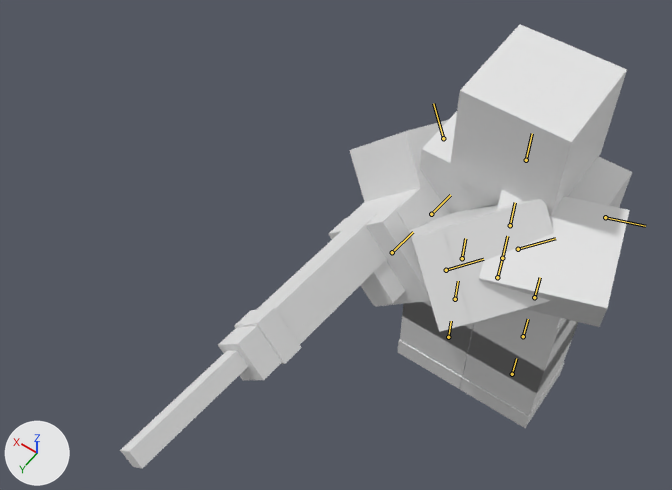
The Blender file vault/05 Assets/Animations/Max_Rifle.blend: old version first, new version second.
Both versions are drawn from a camera (50 mm lens) standing at (-2.27, 6.57, 11.36) and looking at (1.26, 1.62, 3.59). Lighting does not change. The marker at lower left points along +X, +Y and +Z. The older version comes first. Both versions are drawn at frame 1 of the action 'Max_Shoot'; the numbers are the values there. The bones that bend it are drawn over the model as lines.

Names of what the first picture shows: 'Head_Mesh', 'LeftHand_Mesh', 'LeftLowerArm_Mesh', 'LeftLowerLeg_Mesh', 'LeftUpperArm_Mesh', 'LeftUpperLeg_Mesh', 'Rifle_Band', 'Rifle_Barrel', 'Rifle_Body', 'Rifle_Handle', 'RightHand_Mesh', 'RightLowerArm_Mesh', 'RightUpperArm_Mesh', 'UpperTorso_Mesh' and 5 more.
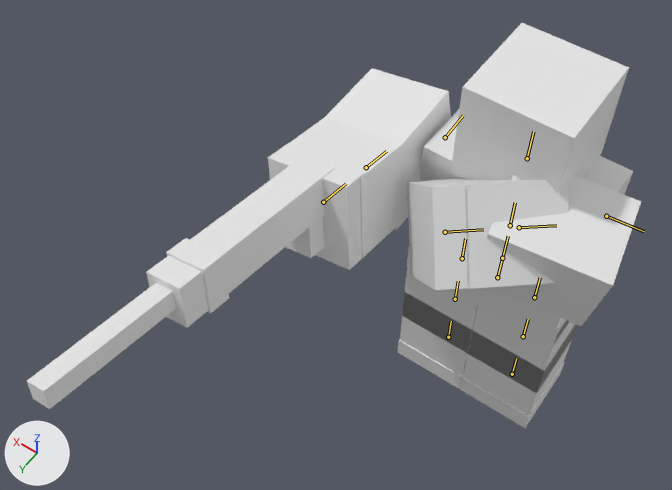
Where the change shows, as pixel boxes [x1, y1, x2, y2] in the pictures (672 x 490 px):
'Head_Mesh', posed
    before: [449, 24, 627, 216]
    after: [450, 23, 629, 194]
'Rifle_Body', posed (11% wider)
    before: [218, 214, 387, 380]
    after: [146, 156, 334, 328]
'LeftUpperArm_Mesh', posed
    before: [479, 190, 630, 327]
    after: [487, 175, 641, 326]
'LeftLowerArm_Mesh', posed
    before: [429, 199, 554, 326]
    after: [429, 179, 569, 289]
'Rifle_Barrel', posed (16% wider, 7% taller)
    before: [120, 350, 248, 468]
    after: [27, 283, 176, 409]
'RightUpperArm_Mesh', posed
    before: [349, 120, 448, 202]
    after: [325, 68, 451, 230]
'RightHand_Mesh', posed
    before: [329, 205, 430, 307]
    after: [268, 144, 366, 270]
'RightLowerArm_Mesh', posed
    before: [349, 181, 450, 232]
    after: [288, 118, 402, 258]
'LeftHand_Mesh', posed
    before: [409, 223, 470, 332]
    after: [407, 181, 468, 290]
'UpperTorso_Mesh', posed
    before: [420, 111, 632, 329]
    after: [420, 109, 633, 329]
'Rifle_Band', posed (7% narrower, 33% taller)
    before: [234, 308, 302, 364]
    after: [166, 238, 229, 313]
'Rifle_Handle', posed
    before: [360, 260, 405, 305]
    after: [286, 217, 324, 258]
'RightUpperLeg_Mesh', unchanged, uncovered by the edit
    before: [402, 301, 474, 351]
    after: [402, 267, 478, 351]
bone 'UpperTorso', root to tip
    before: (502, 258) to (507, 236)
    after: (502, 258) to (508, 236)
bone 'LeftUpperArm', root to tip
    before: (605, 217) to (645, 226)
    after: (606, 216) to (644, 231)
bone 'LeftLowerArm', root to tip
    before: (518, 249) to (555, 238)
    after: (519, 227) to (556, 225)
bone 'RightUpperArm', root to tip
    before: (443, 138) to (433, 103)
    after: (445, 137) to (463, 115)
bone 'RightLowerArm', root to tip
    before: (431, 214) to (450, 195)
    after: (366, 167) to (386, 151)

What the commit changed:
Bone 'UpperTorso' (bone_uppertorso) turns from (1, 0, 0) to (2, 0, 0) degrees about its own x, y and z.
Bone 'LeftUpperArm' (bone_leftupperarm) turns from (33, -59, 57) to (55, -75, 43) degrees about its own x, y and z.
Bone 'LeftLowerArm' (bone_leftlowerarm) turns from (3, 24, -30) to (3, 34, -29) degrees about its own x, y and z.
Bone 'RightUpperArm' (bone_rightupperarm) turns from (24, 0, -45) to (86, 0, -10) degrees about its own x, y and z.
Bone 'RightLowerArm' (bone_rightlowerarm) turns from (70, 0, 0) to (12, 0, 0) degrees about its own x, y and z.
